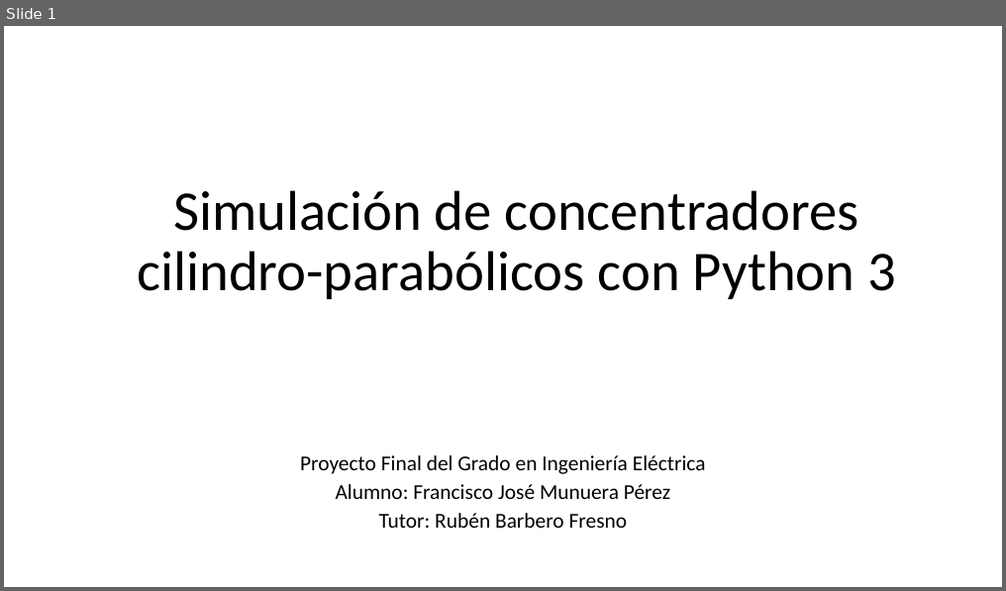
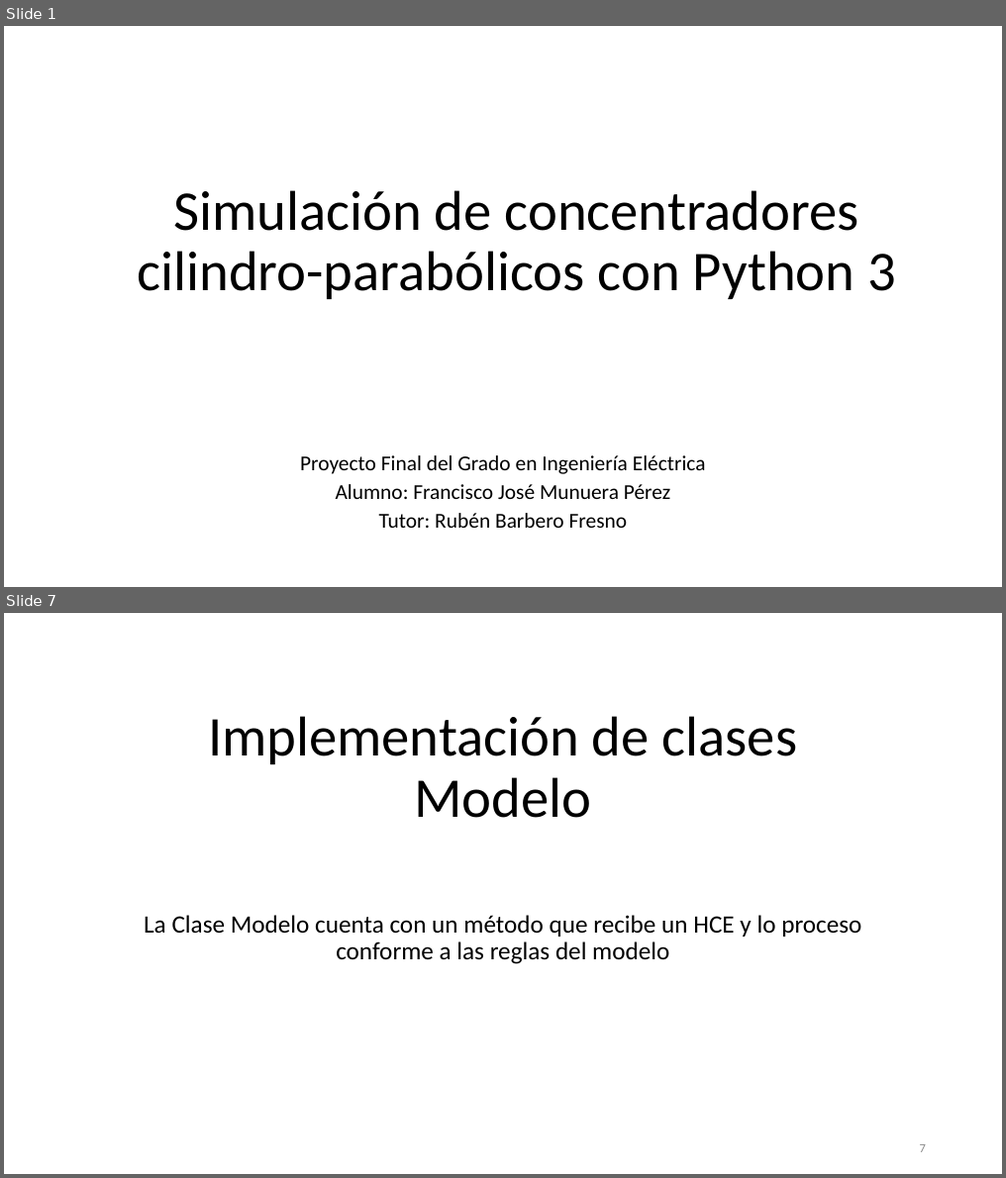
Before and after one commit to pacomunuera/csenergy-python, a slide deck: tfg/Simulación de concentradores cilindroparabólicos con Python 3.pptx. Shown one above the other, each under a label of ours: slide 1 before the commit, slides 1 and 7 after it; the slides between them are not shown. The pictures are 1006x591 and 1006x1178 pixels, drawn with LibreOffice and Linux fonts; fonts in the diff are those of the drawing. Boxes give left, top, right and bottom in pixels: in the first picture for what was removed or moved away, otherwise in the second. Text is boxed around its words. In the diff, an @@ line names an element or a change of style, - is before the commit and + after.

```diff
--- a/tfg/Simulación de concentradores cilindroparabólicos con Python 3.pptx
+++ b/tfg/Simulación de concentradores cilindroparabólicos con Python 3.pptx
@@ slide 7 added at (4, 613, 1002, 1174), background #FFFFFF @@
@@ title added at (208, 716, 798, 818), 54 pt, text #000000 @@
+Implementación de clases Modelo
@@ subtitle added at (144, 915, 861, 964), 24 pt, text #000000 @@
+La Clase Modelo cuenta con un método que recibe un HCE y lo proceso conforme a las reglas del modelo
@@ page number added at (920, 1145, 926, 1153), 12 pt, text #8C8C8C @@
+7
```
Also in this commit, not shown: 17 other slides added, 8 other files.
